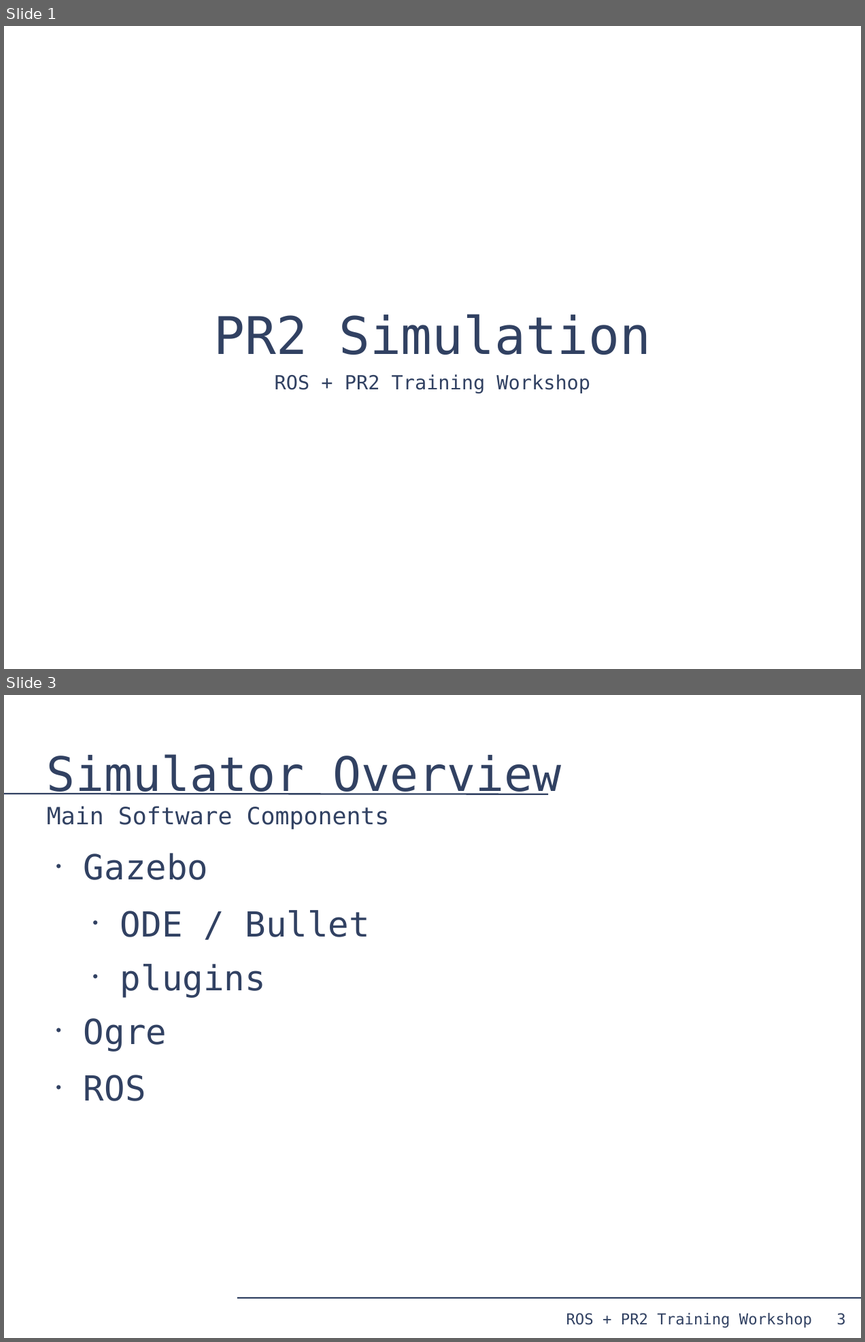
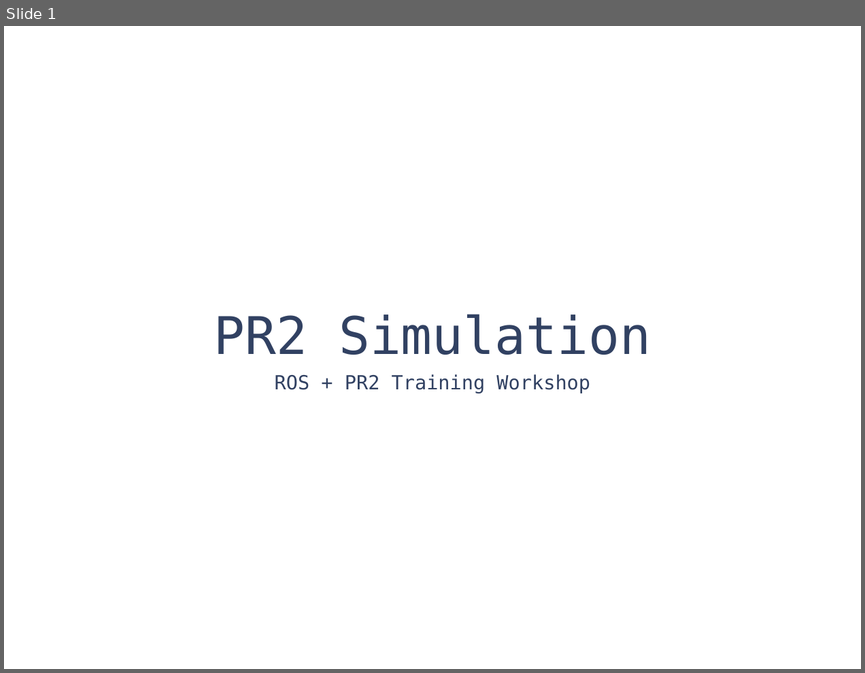
Before and after one commit to PR2/pr2_docs, a slide deck: pr2_training_workshop/simulation/simulation_training_workshop.odp. Shown one above the other, each under a label of ours: slides 1 and 3 before the commit, slide 1 after it; the slides between them are not shown. The pictures are 865x1342 and 865x673 pixels, drawn with LibreOffice and Linux fonts; fonts in the diff are those of the drawing. Boxes give left, top, right and bottom in pixels: in the first picture for what was removed or moved away, otherwise in the second. Text is boxed around its words. In the diff, an @@ line names an element or a change of style, - is before the commit and + after.

```diff
--- a/pr2_training_workshop/simulation/simulation_training_workshop.odp
+++ b/pr2_training_workshop/simulation/simulation_training_workshop.odp
@@ slide 3 removed at (4, 695, 861, 1338), background #FFFFFF @@
@@ title removed at (47, 754, 561, 830) @@
-Simulator Overview
-Main Software Components
@@ line removed from (4, 794) to (548, 794) @@
@@ text removed at (84, 853, 369, 1101) @@
-• Gazebo
-  • ODE / Bullet
-  • plugins
-• Ogre
-• ROS
@@ line removed from (237, 1297) to (861, 1297) @@
@@ text removed at (566, 1312, 812, 1327) @@
-ROS + PR2 Training Workshop
@@ page number removed at (836, 1312, 845, 1325) @@
-3
```
Also in this commit, not shown: 8 slides added, 31 other slides removed, 3 other files.
